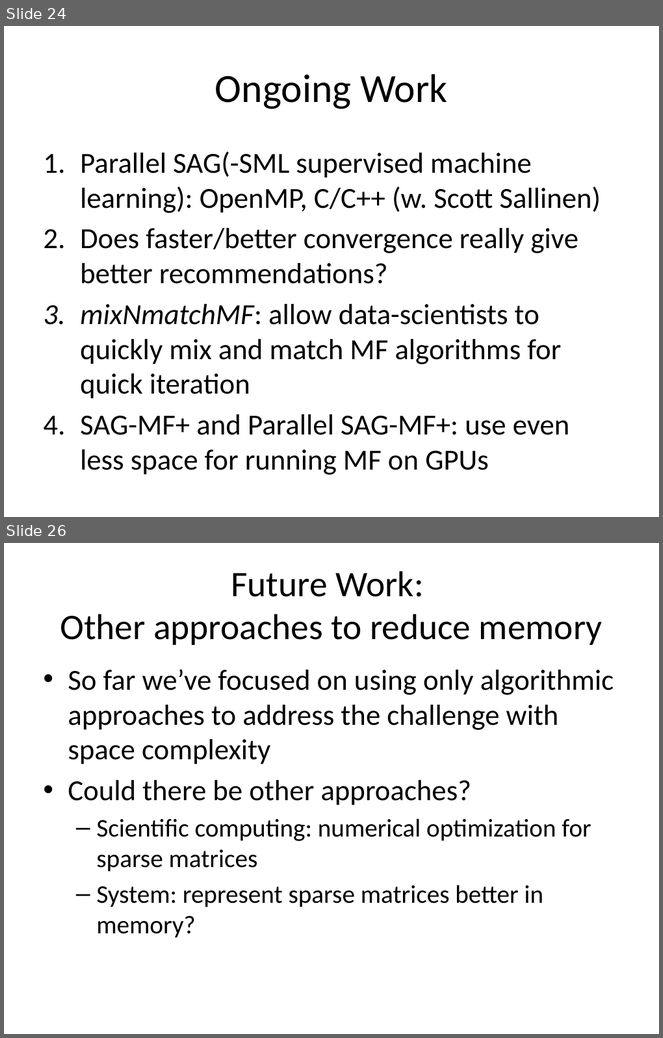
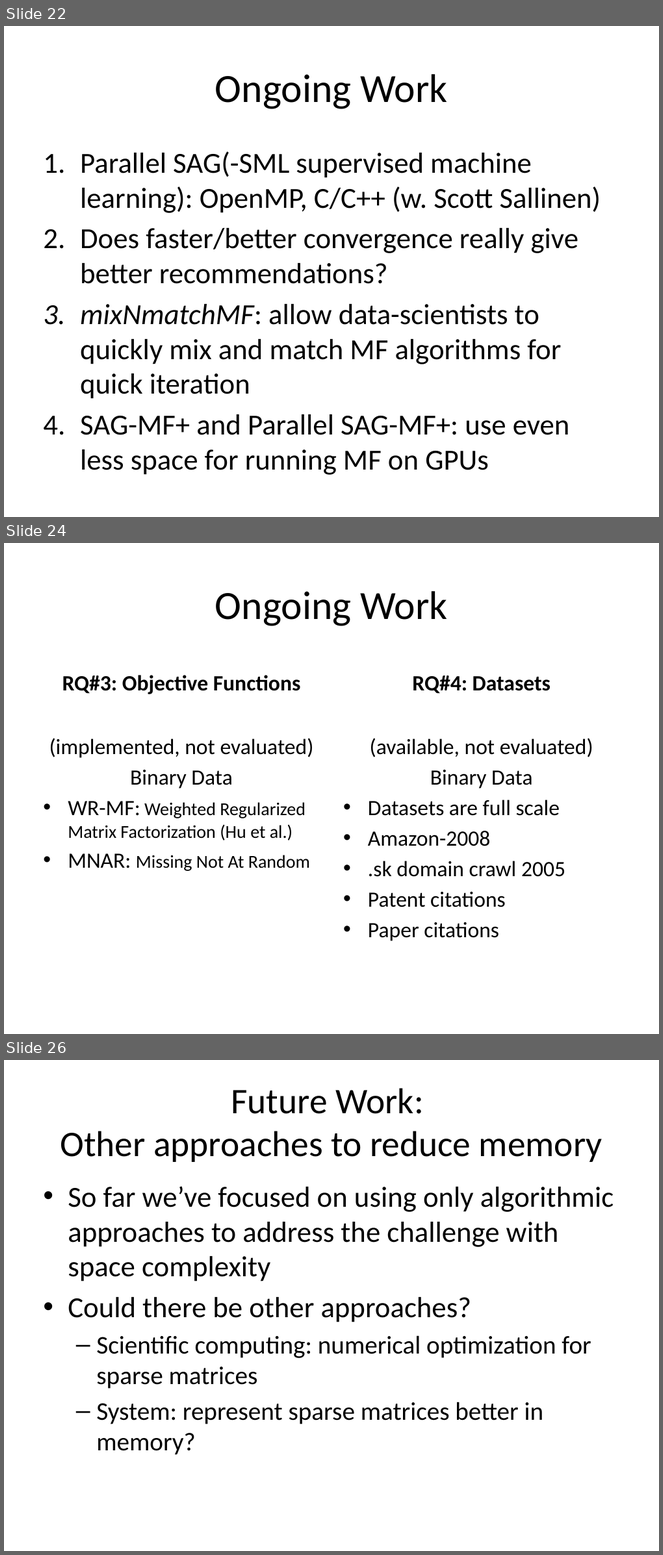
Before and after one commit to jamestklo/MatrixFactorizationMatlab, a slide deck: cs534L-SAGmf.pptx. Shown one above the other, each under a label of ours: slides 24 and 26 before the commit, slides 22, 24 and 26 after it; the slides between them are not shown. The pictures are 663x1038 and 663x1555 pixels, drawn with LibreOffice and Linux fonts; fonts in the diff are those of the drawing. Boxes give left, top, right and bottom in pixels: in the first picture for what was removed or moved away, otherwise in the second. Text is boxed around its words. In the diff, an @@ line names an element or a change of style, - is before the commit and + after.

```diff
--- a/cs534L-SAGmf.pptx
+++ b/cs534L-SAGmf.pptx
@@ slide 24 added at (x1=4, y1=543, x2=659, y2=1034), background #FFFFFF @@
@@ title added at (x1=215, y1=591, x2=447, y2=626), 44 pt, text #000000 @@
+Ongoing Work
@@ text added at (x1=62, y1=675, x2=301, y2=694), 24 pt, text #000000, bold @@
+RQ#3: Objective Functions
@@ text added at (x1=412, y1=676, x2=551, y2=694), 24 pt, text #000000, bold @@
+RQ#4: Datasets
@@ text added at (x1=50, y1=738, x2=314, y2=871), 20 pt, text #000000 @@
+(implemented, not evaluated)
+Binary Data
+• WR-MF: Weighted Regularized Matrix Factorization (Hu et al.)
+• MNAR: Missing Not At Random
@@ text added at (x1=368, y1=738, x2=594, y2=941), 24 pt, text #000000 @@
+(available, not evaluated)
+Binary Data
+• Datasets are full scale
+• Amazon-2008
+• .sk domain crawl 2005
+• Patent citations
+• Paper citations
@@ what was slide 24 is now slide 22 @@
```
Also in this commit, not shown: 2 slides changed, 1 other slide added, 1 slide removed, 16 other files.
